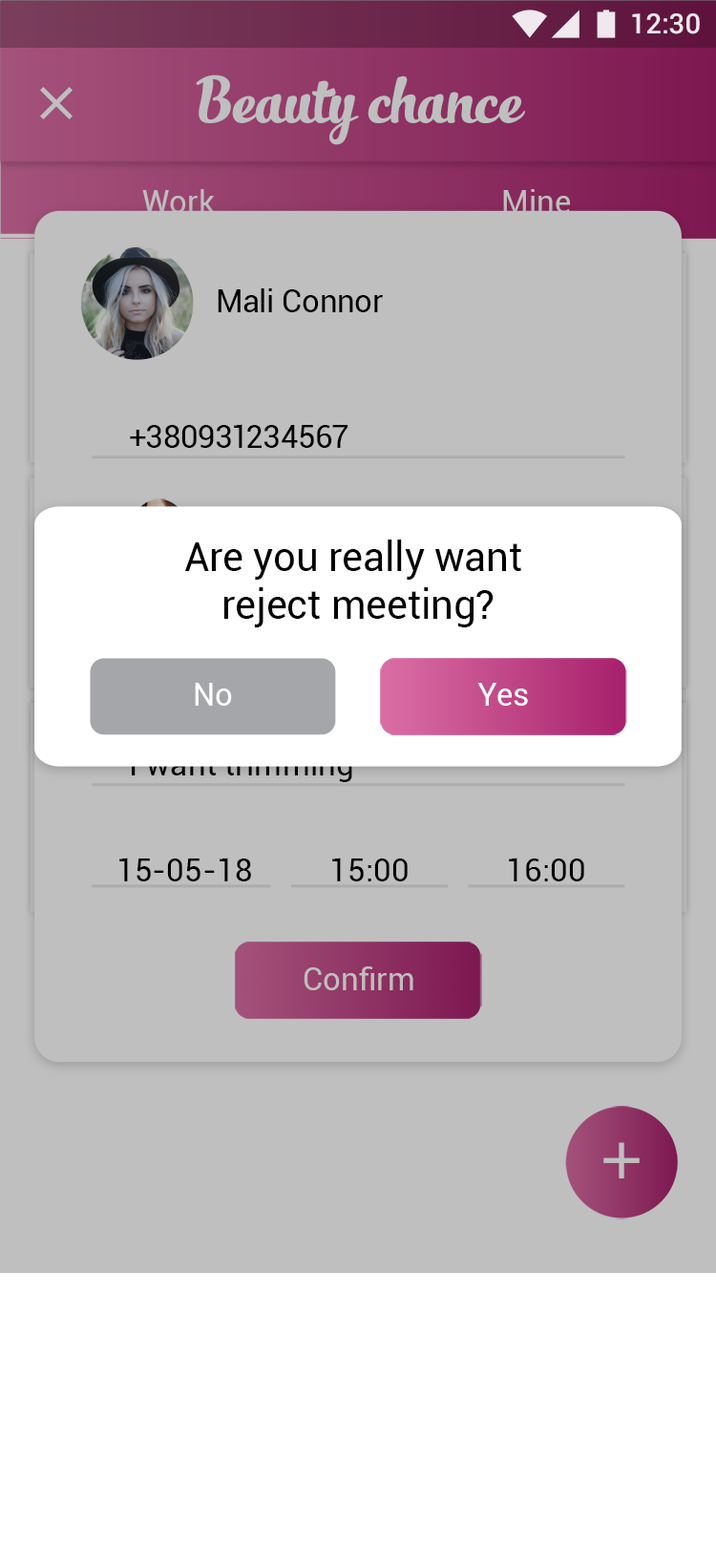
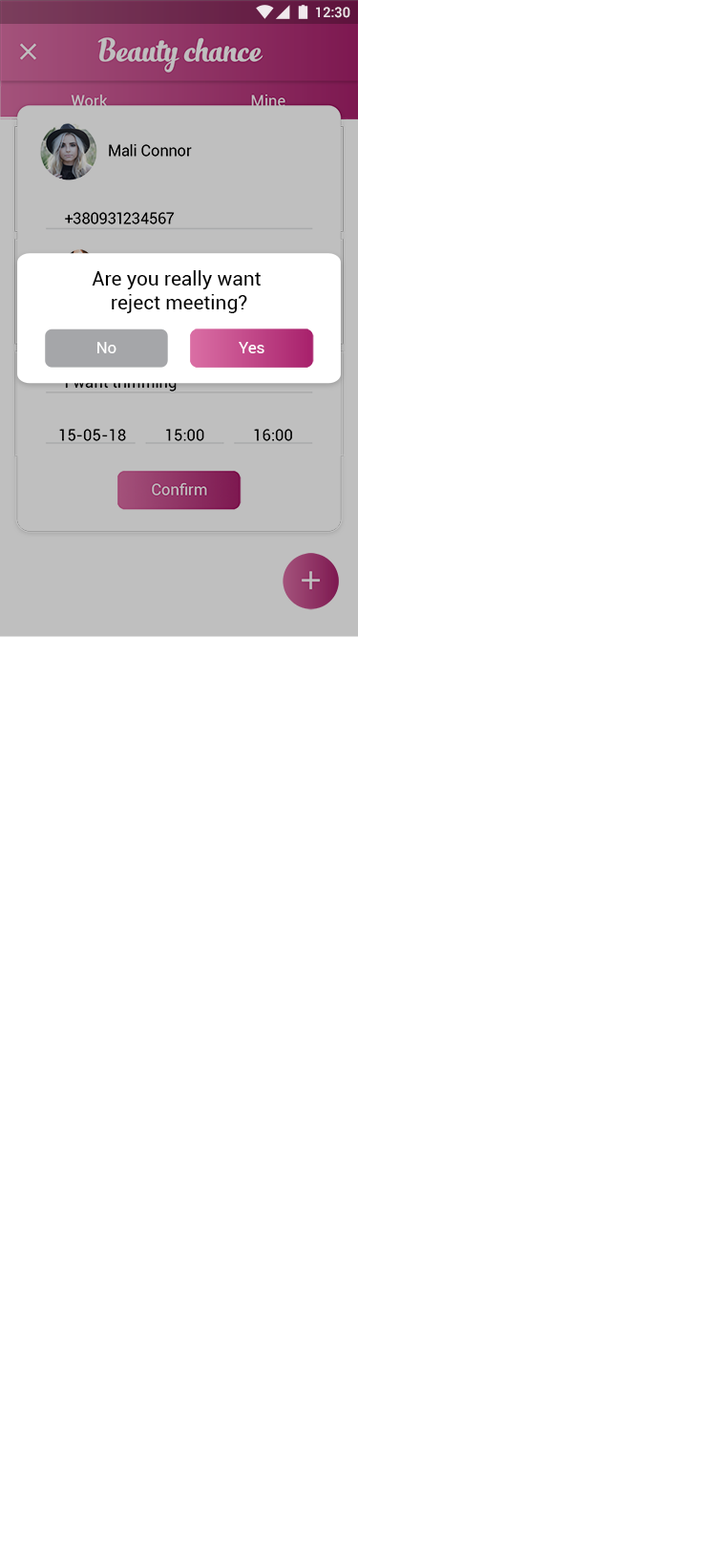
Layered file, before and after one edit (716x1568). Changes by layer:
painted on "Add master to contacts" over [91, 270, 522, 628]
painted on "Add" over [238, 341, 529, 706]
painted on "<Group>" (1st of 6, in "studio_list_work_reject_really" › "Layer 15") over [190, 328, 628, 736]
painted on "Cancel" over [97, 341, 233, 706]
painted on "Compound Shape" (1st of 7, in "studio_list_work_reject_really" › "Layer 15") over [44, 328, 337, 736]
painted on "Compound Shape" (2nd of 7, in "studio_list_work_reject_really" › "Layer 15") over [17, 253, 682, 767]
painted on "Compound Shape" (3rd of 7, in "studio_list_work_reject_really" › "top" › "Layer 14" › "<Group>" › "<Group>") over [297, 4, 616, 39]
painted on "Compound Shape" (4th of 7, in "studio_list_work_reject_really" › "top" › "Layer 14" › "<Group>" › "<Group>") over [275, 4, 580, 39]
painted on "Compound Shape" (5th of 7, in "studio_list_work_reject_really" › "top" › "Layer 14" › "<Group>" › "<Group>") over [255, 4, 549, 39]
painted on "12:30" over [316, 6, 700, 35]
painted on "Compound Shape" (6th of 7, in "studio_list_work_reject_really" › "top") over [0, 0, 716, 48]
painted on "Compound Shape copy 2" over [0, 0, 716, 1273]
painted on "Vector Smart Object" (1st of 2, in "studio_list_work_reject_really") over [0, 0, 716, 1220]
